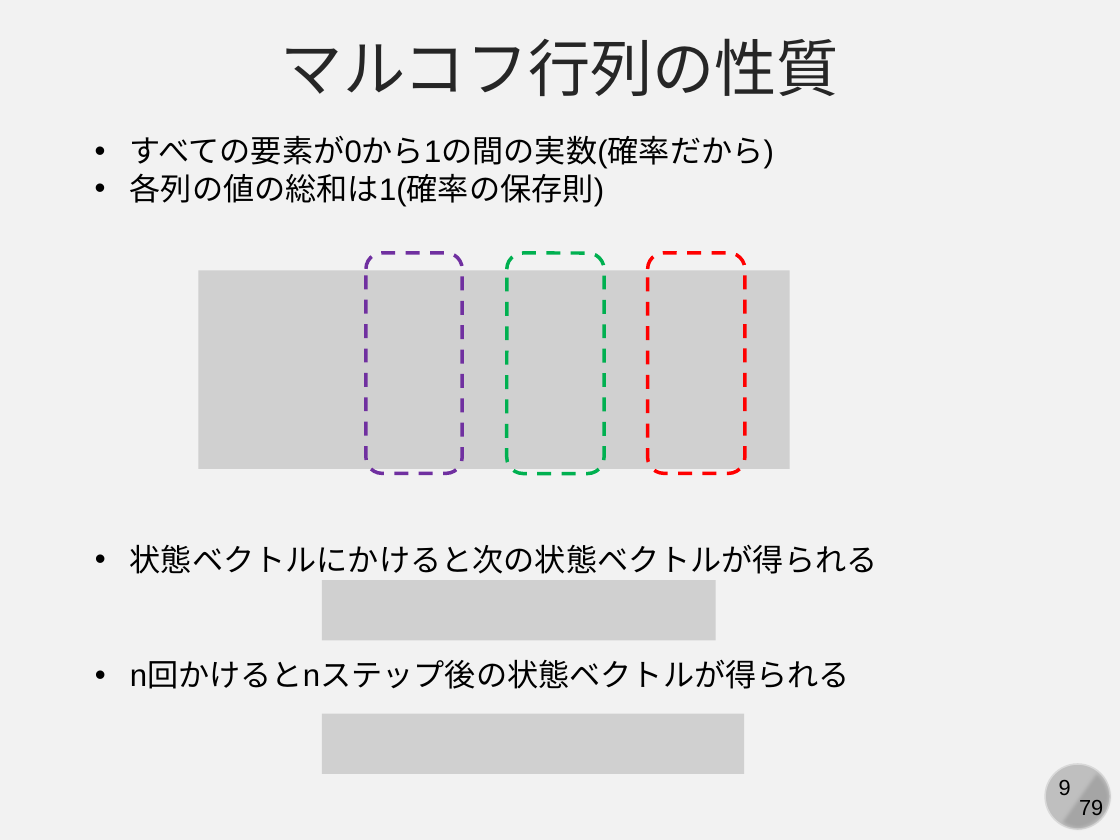
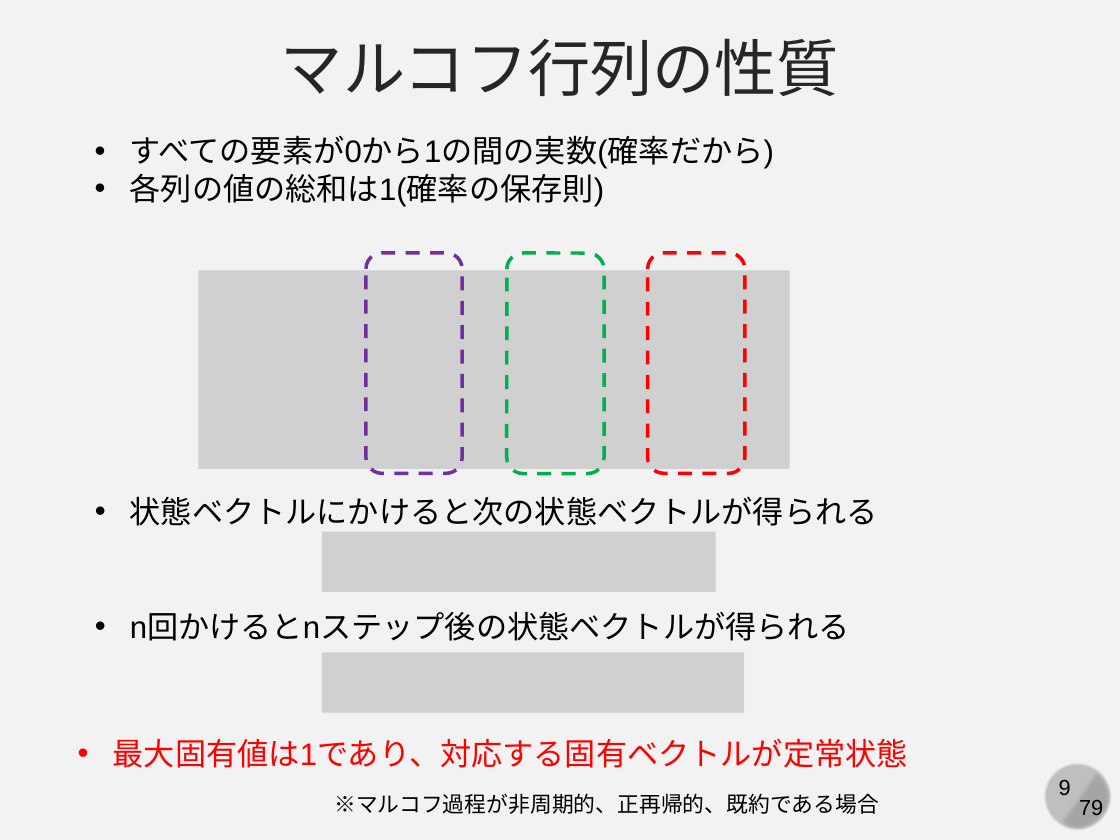
Before and after one commit to kaityo256/simulation_engineering, a slide deck: slide 9 of markov_chain/markov.pptx. Drawn at 1120x840 pixels with LibreOffice and Linux fonts; fonts in the diff are those of the drawing; grey boxes stand for pictures. Boxes give left, top, right and bottom in pixels: in the first picture for what was removed or moved away, otherwise in the second. Text is boxed around its words. In the diff, an @@ line names an element or a change of style, - is before the commit and + after.

```diff
--- a/markov_chain/markov.pptx
+++ b/markov_chain/markov.pptx
@@ text "状態ベクトルにかけると次の状態ベクトルが得られる": place and size @@
-text "状態ベクトルにかけると次の状態ベクトルが得られる" at box(130, 544, 878, 574)
+text "状態ベクトルにかけると次の状態ベクトルが得られる" at box(130, 496, 878, 526)
@@ picture added at box(321, 532, 716, 592) @@
@@ picture removed at box(321, 580, 716, 641) @@
@@ text "n回かけるとnステップ後の状態ベクトルが得られる": place and size @@
-text "n回かけるとnステップ後の状態ベクトルが得られる" at box(130, 662, 850, 689)
+text "n回かけるとnステップ後の状態ベクトルが得られる" at box(130, 613, 850, 641)
@@ picture added at box(321, 653, 744, 713) @@
@@ picture removed at box(321, 713, 744, 774) @@
@@ text added at box(113, 738, 908, 768), 20 pt, text #FF0000 @@
+• 最大固有値は1であり、対応する固有ベクトルが定常状態
@@ text added at box(334, 793, 879, 814), 14 pt, text #000000 @@
+※マルコフ過程が非周期的、正再帰的、既約である場合
```
Also in this commit, not shown: 2 other slides changed, 6 slides added.
